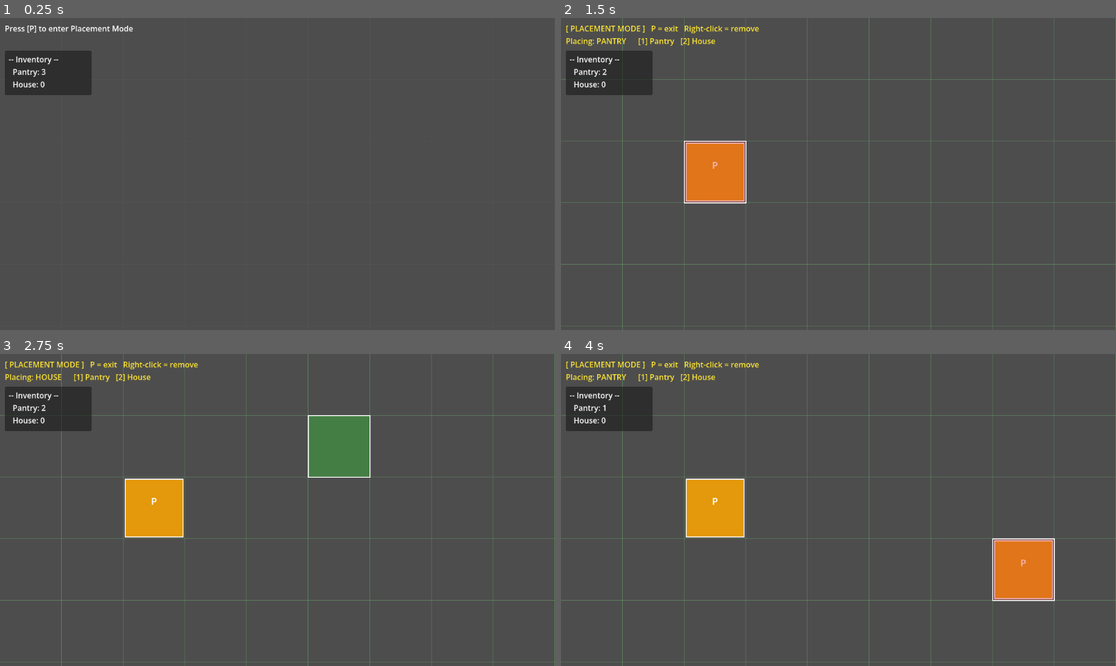
Above: before the commit, frames 1-4 (two rows, left to right).
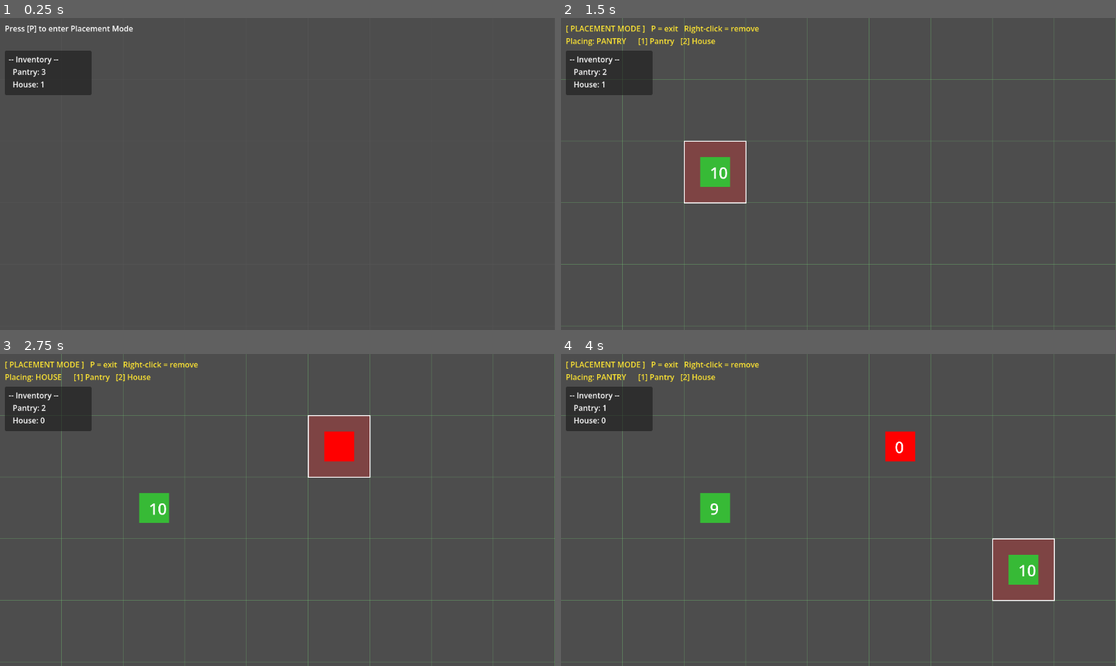
Above: after the commit, the same moments.

Repository: BigWing06/C3-Game-Jam-JARRN-Studios
Game: Godot game, scene res://scenes/PlacementTileMap/PlacementTileMap.tscn
Same seed, same stepped clock (60 frames per second), same inputs: the game is played once before the commit and once after it. This scene is started directly instead of the project's main scene.
Inputs (mouse positions are in pixels of both pictures, inside the frame that each line leads up to):
- Up to frame 1 (0.25 s): no input
- Up to frame 2 (1.5 s): tap P at 0.5, 0.6, 1.25 s; move the mouse to (960, 158) at 0.52 s; click (960, 158) at 0.67 s; move the mouse to (727, 189) at 1.27 s; tap 1 at 1.35 s; click (727, 189) at 1.42 s
- Up to frame 3 (2.75 s): tap Enter at 2 s; move the mouse to (333, 441) at 2.02 s; tap 2 at 2.1 s; click (333, 441) at 2.17 s
- Up to frame 4 (4 s): tap Space at 2.75 s; move the mouse to (810, 572) at 2.77 s; tap P at 2.85, 3.5 s; click (810, 572) at 2.92 s; move the mouse to (1005, 556) at 3.52 s; tap 1 at 3.6 s; click (1005, 556) at 3.67 s

The runs differ from the first frame. In frame 1, less than 0.1% of the frame differs, in the area x 7-9%, y 20-23%; in frame 2, 2.0%; in frame 3, 4.2%; in frame 4, 4.6%, in the area x 22-89%, y 24-79%.

Commit message:
Added Pantry & House scenes to PlacementTileMap

Diff:
--- a/pantry-planners/scenes/PlacementTileMap/PlacementTileMap.gd
+++ b/pantry-planners/scenes/PlacementTileMap/PlacementTileMap.gd
@@ -22,8 +22,7 @@
 # ---------------------------------------------------------------------------
 # Exports — swap in real scenes once pantry and house are finished
 # ---------------------------------------------------------------------------
-@export var pantry_scene: PackedScene  # leave empty while using placeholders
-@export var house_scene:  PackedScene  # leave empty while using placeholders
+@export var scene_dict: Dictionary[String, PackedScene]
 
 ## Pre-placed pantry grid positions set per-level in the Inspector.
 @export var initial_pantry_positions: Array[Vector2i] = []
@@ -127,22 +126,31 @@
 		var fill_col: Color = ENTITY_COLORS.get(entity_type, Color.GRAY)
 
 		var origin := Vector2(grid_pos) * CELL_SIZE
-		var rect   := Rect2(origin + Vector2(4, 4), CELL_SIZE - Vector2(8, 8))
-
-		# Slightly dim pre-placed entities so player-placed ones stand out
-		if not data["player_can_edit"]:
-			fill_col = fill_col.darkened(0.25)
-
-		draw_rect(rect, fill_col, true)
-		draw_rect(rect, Color.WHITE, false, 1.5)
-
-		# Single-character label centred in the cell
-		var label: String = ENTITY_LABELS.get(entity_type, "?")
-		var font  := ThemeDB.fallback_font
-		var font_size := 20
-		var text_size := font.get_string_size(label, HORIZONTAL_ALIGNMENT_LEFT, -1, font_size)
-		var text_pos  := origin + CELL_SIZE * 0.5 - text_size * 0.5 + Vector2(0, text_size.y * 0.25)
-		draw_string(font, text_pos, label, HORIZONTAL_ALIGNMENT_LEFT, -1, font_size, Color.WHITE)
+
+		if (entity_type in scene_dict.keys()):
+			if (_grid_data[grid_pos]["scene"] == null):
+				var scene = scene_dict[entity_type].instantiate()
+				$Entities.add_child(scene)
+				scene.position = origin + (CELL_SIZE / 2)
+				_grid_data[grid_pos]["scene"] = scene
+		else:
+
+			var rect   := Rect2(origin + Vector2(4, 4), CELL_SIZE - Vector2(8, 8))
+
+			# Slightly dim pre-placed entities so player-placed ones stand out
+			if not data["player_can_edit"]:
+				fill_col = fill_col.darkened(0.25)
+
+			draw_rect(rect, fill_col, true)
+			draw_rect(rect, Color.WHITE, false, 1.5)
+
+			# Single-character label centred in the cell
+			var label: String = ENTITY_LABELS.get(entity_type, "?")
+			var font  := ThemeDB.fallback_font
+			var font_size := 20
+			var text_size := font.get_string_size(label, HORIZONTAL_ALIGNMENT_LEFT, -1, font_size)
+			var text_pos  := origin + CELL_SIZE * 0.5 - text_size * 0.5 + Vector2(0, text_size.y * 0.25)
+			draw_string(font, text_pos, label, HORIZONTAL_ALIGNMENT_LEFT, -1, font_size, Color.WHITE)
 
 
 func _draw_hover() -> void:
@@ -186,6 +194,7 @@
 	var data: Dictionary = _grid_data[tile]
 	if not data["player_can_edit"]:
 		return  # pre-placed level entities cannot be removed by the player
+	_grid_data[tile]["scene"].queue_free()
 	_grid_data.erase(tile)
 	_inventory[data["type"]] = _inventory.get(data["type"], 0) + 1
 	queue_redraw()
@@ -196,7 +205,7 @@
 	if not _is_valid_tile(tile) or _grid_data.has(tile):
 		push_error("[PlacementTileMap] Cannot register entity at %s." % str(tile))
 		return
-	_grid_data[tile] = { "type": entity_type, "player_can_edit": player_can_edit }
+	_grid_data[tile] = { "type": entity_type, "player_can_edit": player_can_edit, "scene": null }
 
 # ---------------------------------------------------------------------------
 # Public API — called by level scripts or a future GameManager
--- a/pantry-planners/scenes/PlacementTileMap/PlacementTileMap.tscn
+++ b/pantry-planners/scenes/PlacementTileMap/PlacementTileMap.tscn
@@ -1,9 +1,16 @@
 [gd_scene format=3 uid="uid://bdiegmcla7iau"]
 
 [ext_resource type="Script" uid="uid://cs11nci738oci" path="res://scenes/PlacementTileMap/PlacementTileMap.gd" id="1_pltmap"]
+[ext_resource type="PackedScene" uid="uid://b0aaedod58msx" path="res://scenes/pantry/pantry.tscn" id="2_tmauy"]
+[ext_resource type="PackedScene" uid="uid://bgjcikn6br0s1" path="res://scenes/house/house.tscn" id="3_16bbq"]
 
 [node name="PlacementTileMap" type="Node2D" unique_id=1747058122]
 script = ExtResource("1_pltmap")
+scene_dict = Dictionary[String, PackedScene]({
+"house": ExtResource("3_16bbq"),
+"pantry": ExtResource("2_tmauy")
+})
+starting_house_count = 1
 
 [node name="Entities" type="Node2D" parent="." unique_id=1902783642]
 
--- a/pantry-planners/scenes/pantry/pantry.gd
+++ b/pantry-planners/scenes/pantry/pantry.gd
@@ -2,7 +2,7 @@
 
 # This varible controls if the food pantry is active meaning
 # it is receiving and handing out food
-@export var active: bool = false
+@export var active: bool = true
 # Signal that is emmited when the active state changes
 signal active_changed()
 signal food_changed()
--- a/pantry-planners/scenes/pantry/pantry.tscn
+++ b/pantry-planners/scenes/pantry/pantry.tscn
@@ -4,7 +4,7 @@
 [ext_resource type="Script" uid="uid://cvv15tj5n3h4o" path="res://scenes/pantry/pantry.gd" id="2_dijje"]
 
 [sub_resource type="CircleShape2D" id="CircleShape2D_x4wjv"]
-radius = 523.42145
+radius = 1593.4767
 
 [node name="sprite" type="Sprite2D" unique_id=665316545 groups=["pantry"]]
 scale = Vector2(0.25, 0.25)
